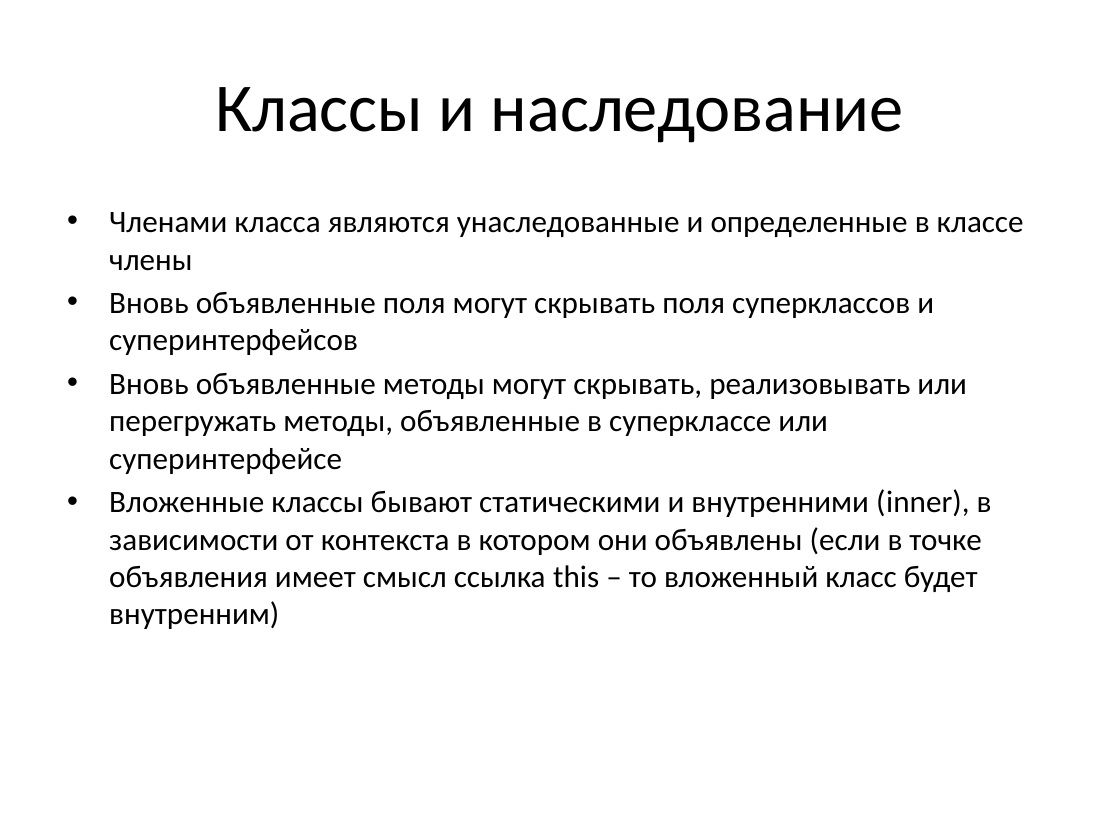
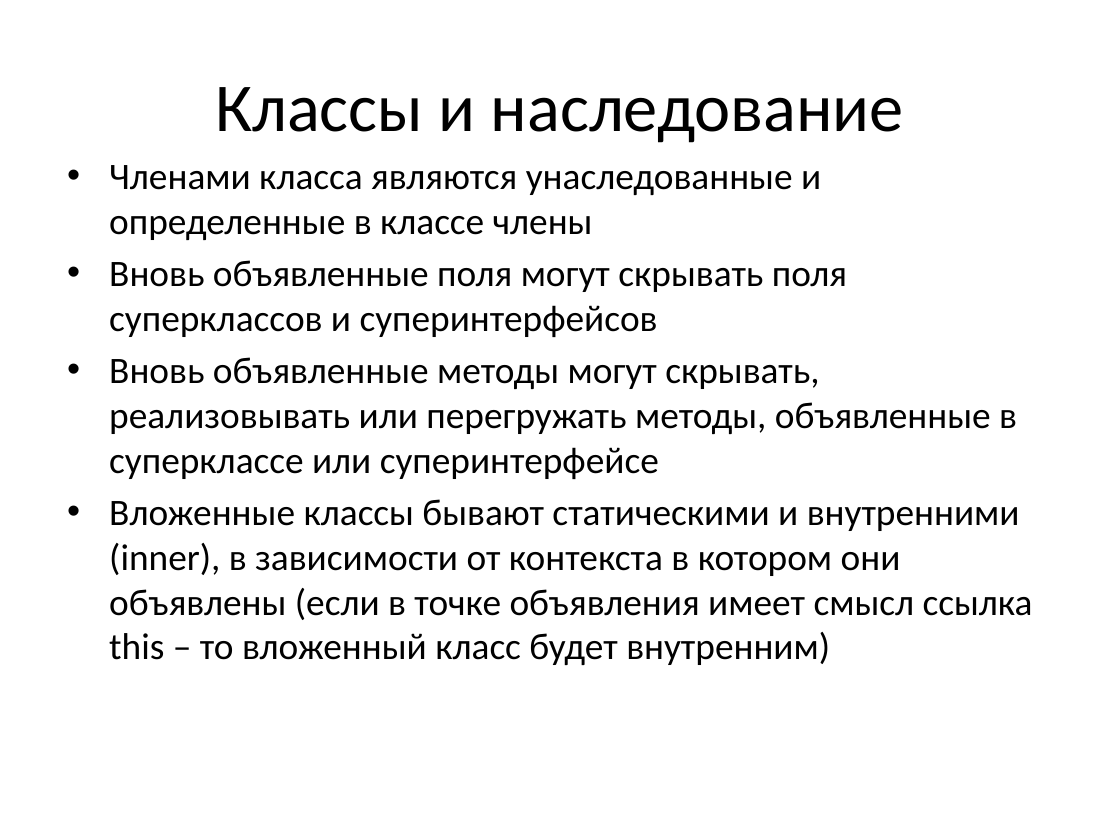
Before and after one commit to a-vodka/java, a slide deck: slide 13 of java-lc3.pptx. Drawn at 1120x840 pixels with LibreOffice and Linux fonts; fonts in the diff are those of the drawing; background and template pictures are left out. Boxes give left, top, right and bottom in pixels: in the first picture for what was removed or moved away, otherwise in the second. Text is boxed around its words. In the diff, an @@ line names an element or a change of style, - is before the commit and + after.

```diff
--- a/java-lc3.pptx
+++ b/java-lc3.pptx
@@ text "Членами класса являются унаследованные и ...": place and size @@
-text "Членами класса являются унаследованные и ..." at [109, 212, 1024, 629]
+text "Членами класса являются унаследованные и ..." at [109, 165, 1033, 665]
@@ text "Членами класса являются унаследованные и ..." at [109, 165, 1033, 665]: size 20 to 24 pt @@
```
Also in this commit, not shown: 8 other slides changed, 2 other files.
